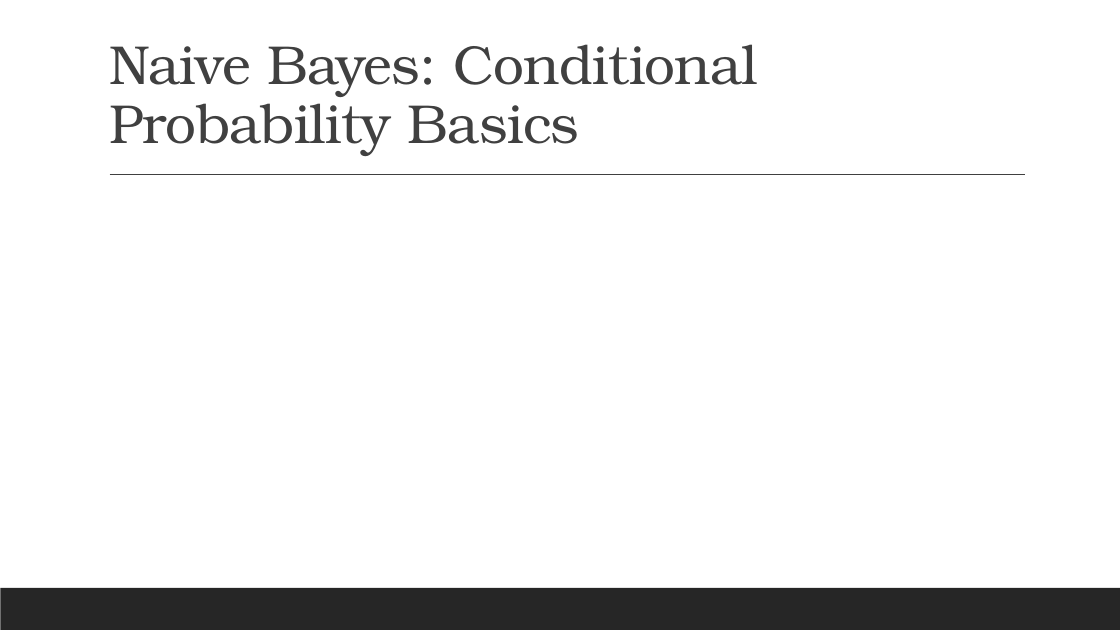
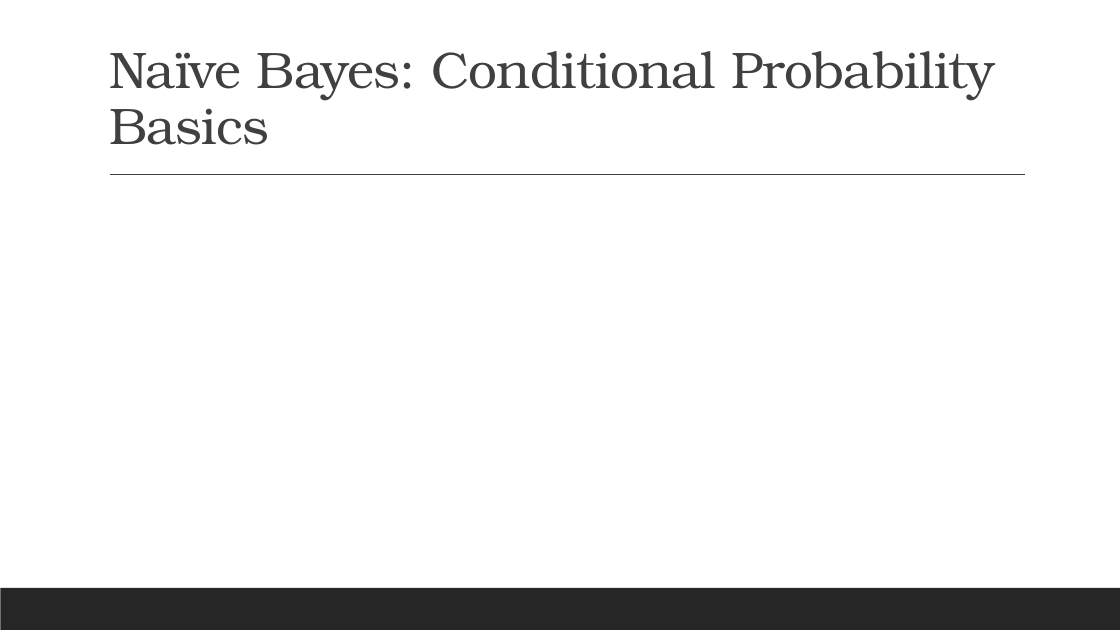
Before and after one commit to Myself1214/Group-3-M9, a slide deck: slide 2 of Naive Bayes Notes.pptx (slide 1 before the commit). Drawn at 1120x630 pixels with LibreOffice and Linux fonts; fonts in the diff are those of the drawing; grey boxes stand for pictures. Boxes give left, top, right and bottom in pixels: in the first picture for what was removed or moved away, otherwise in the second. Text is boxed around its words. In the diff, an @@ line names an element or a change of style, - is before the commit and + after.

```diff
--- a/Naive Bayes Notes.pptx
+++ b/Naive Bayes Notes.pptx
@@ title at [109, 51, 995, 145]: text changed; size 47 to 44 pt @@
-Naive Bayes: Conditional Probability Basics
+Naïve Bayes: Conditional Probability Basics
```
Also in this commit, not shown: 6 other slides changed, 1 slide added, 1 other file.
